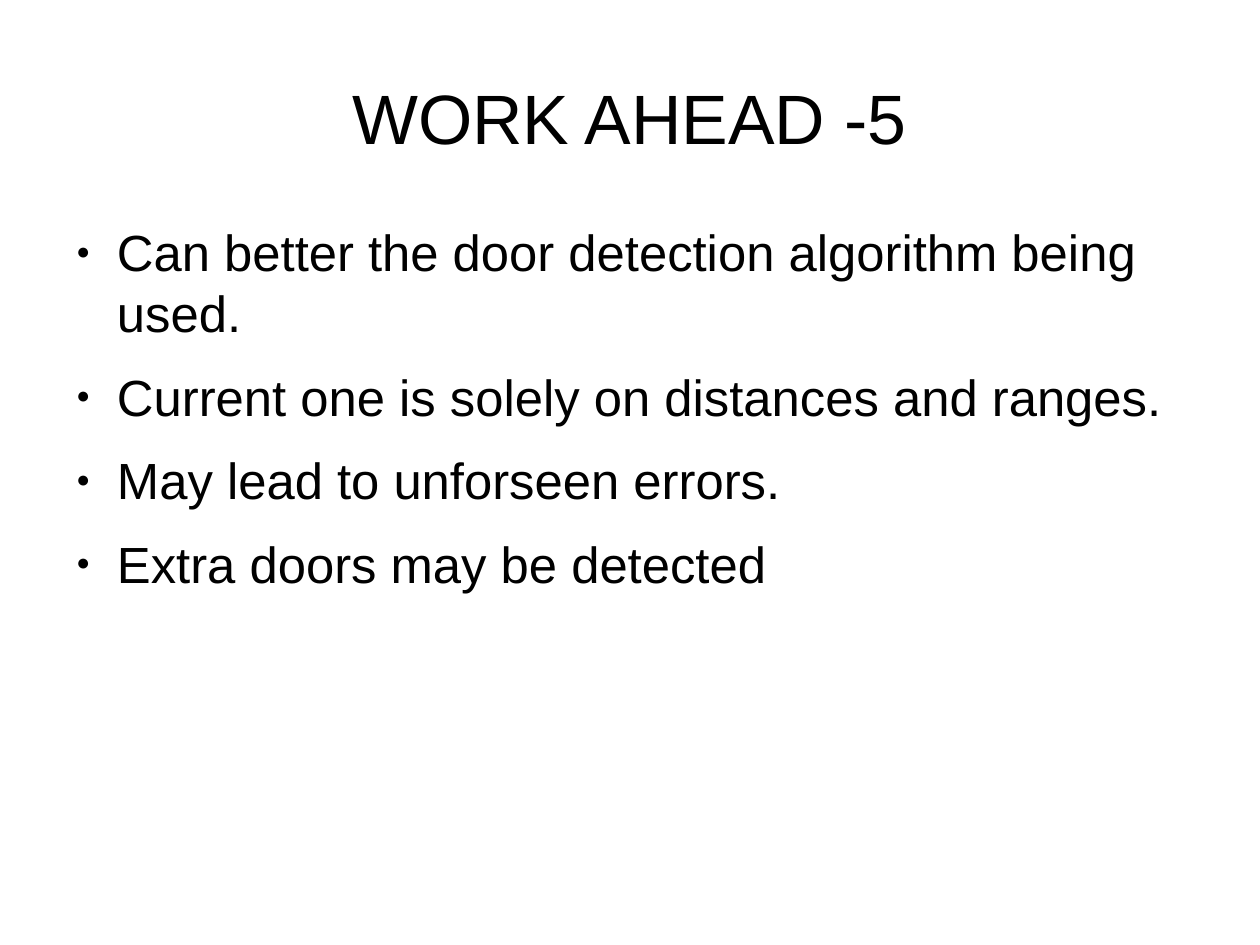
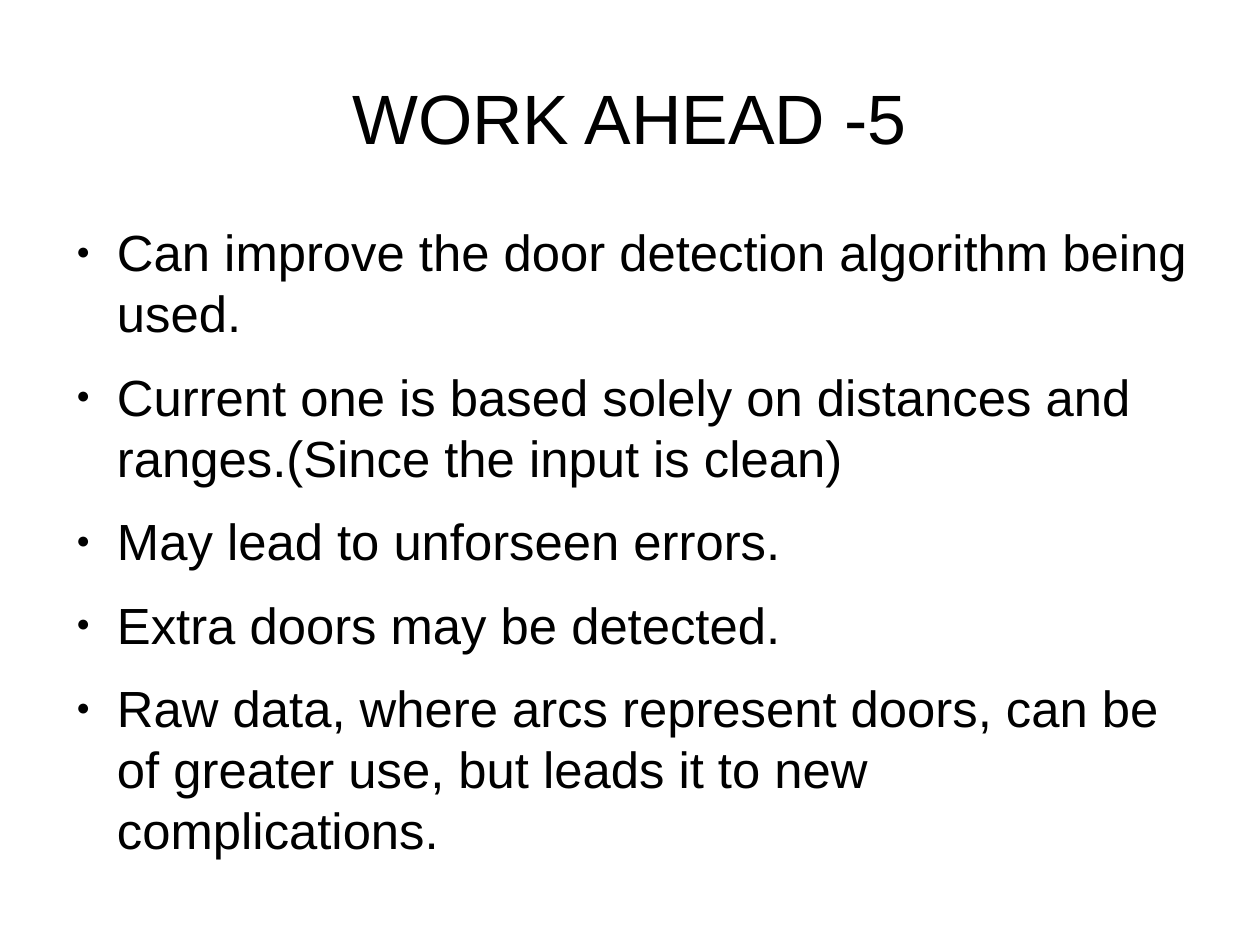
Before and after one commit to AdityaCheruvu/Indoor-GIS, a slide deck: slide 12 of Documentation/Presentation2.odp. Drawn at 1260x945 pixels with LibreOffice and Linux fonts; fonts in the diff are those of the drawing. Boxes give left, top, right and bottom in pixels: in the first picture for what was removed or moved away, otherwise in the second. Text is boxed around its words. In the diff, an @@ line names an element or a change of style, - is before the commit and + after.

Commit message:
Edited final presentation

```diff
--- a/Documentation/Presentation2.odp
+++ b/Documentation/Presentation2.odp
@@ text at bbox=[117, 234, 1186, 487]: text changed @@
-● Can better the door detection algorithm being used.
-● Current one is solely on distances and ranges.
+● Can improve the door detection algorithm being used.
+● Current one is based solely on distances and ranges.(Since the input is clean)
@@ text at bbox=[117, 607, 1158, 789]: text changed @@
-● Extra doors may be detected
+● Extra doors may be detected.
+● Raw data, where arcs represent doors, can be of greater use, but leads it to new complications.
```
Also in this commit, not shown: 7 other slides changed, 1 other file.
